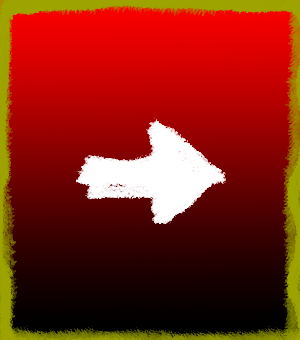
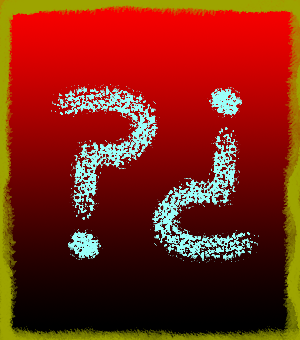
Two versions of the same layered image (300x340). Layer-by-layer changes:
added layer "Layer 5" above "Layer 4" over [150, 87, 259, 263]
added layer "Layer 4" above "Layer 3" over [51, 84, 160, 260]
hid "Layer 2 copy 2" over [76, 117, 226, 224]
